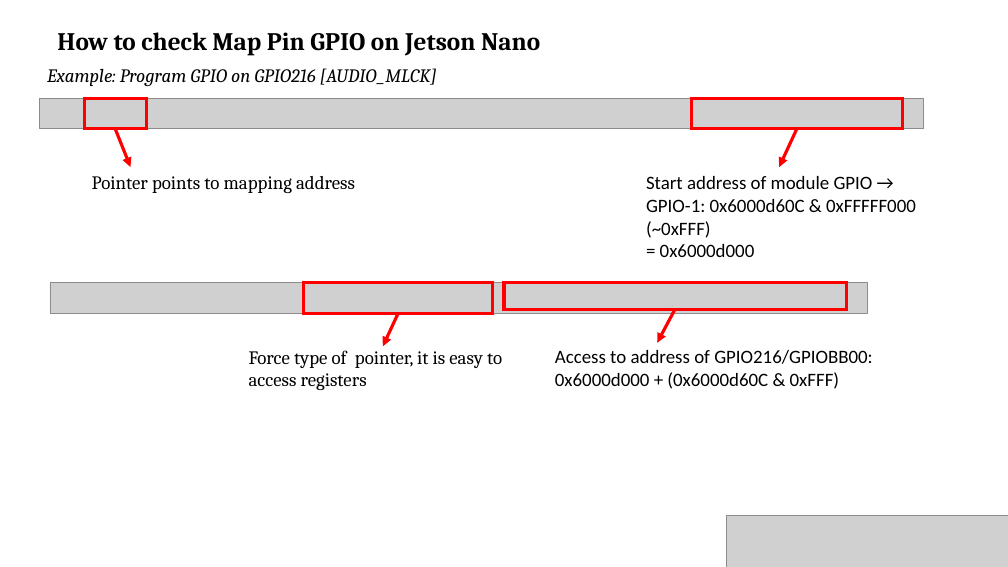
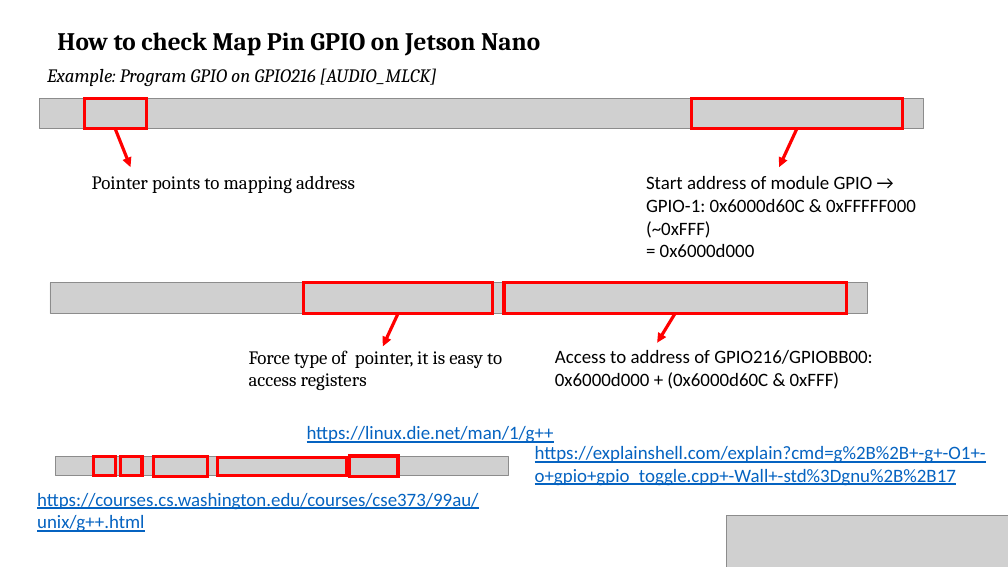
Before and after one commit to thanhhaibk96/Jetson-Nano-Tutorial, a slide deck: slide 9 of Tutorial.pptx. Drawn at 1008x567 pixels with LibreOffice and Linux fonts; fonts in the diff are those of the drawing; grey boxes stand for pictures. Boxes give left, top, right and bottom in pixels: in the first picture for what was removed or moved away, otherwise in the second. Text is boxed around its words. In the diff, an @@ line names an element or a change of style, - is before the commit and + after.

```diff
--- a/Tutorial.pptx
+++ b/Tutorial.pptx
@@ rectangle: place and size @@
-rectangle at [504, 283, 847, 309]
+rectangle at [504, 283, 847, 313]
@@ arrow moved from (675, 309) - (657, 343) to (675, 314) - (657, 343) @@
@@ text added at [307, 426, 554, 443], 18 pt, text #0563C1, underline @@
+https://linux.die.net/man/1/g++
@@ text added at [535, 446, 986, 486], 18 pt, text #0563C1, underline @@
+https://explainshell.com/explain?cmd=g%2B%2B+-g+-O1+-o+gpio+gpio_toggle.cpp+-Wall+-std%3Dgnu%2B%2B17
@@ picture added at [55, 457, 508, 476] @@
@@ rectangle added at [94, 457, 115, 476], outline #FF0000 3 pt @@
@@ rectangle added at [121, 457, 142, 476], outline #FF0000 3 pt @@
@@ rectangle added at [154, 457, 208, 476], outline #FF0000 3 pt @@
@@ rectangle added at [218, 457, 346, 476], outline #FF0000 3 pt @@
@@ rectangle added at [349, 456, 398, 476], outline #FF0000 3 pt @@
@@ text added at [37, 493, 478, 532], 18 pt, text #0563C1, underline @@
+https://courses.cs.washington.edu/courses/cse373/99au/unix/g++.html
```
